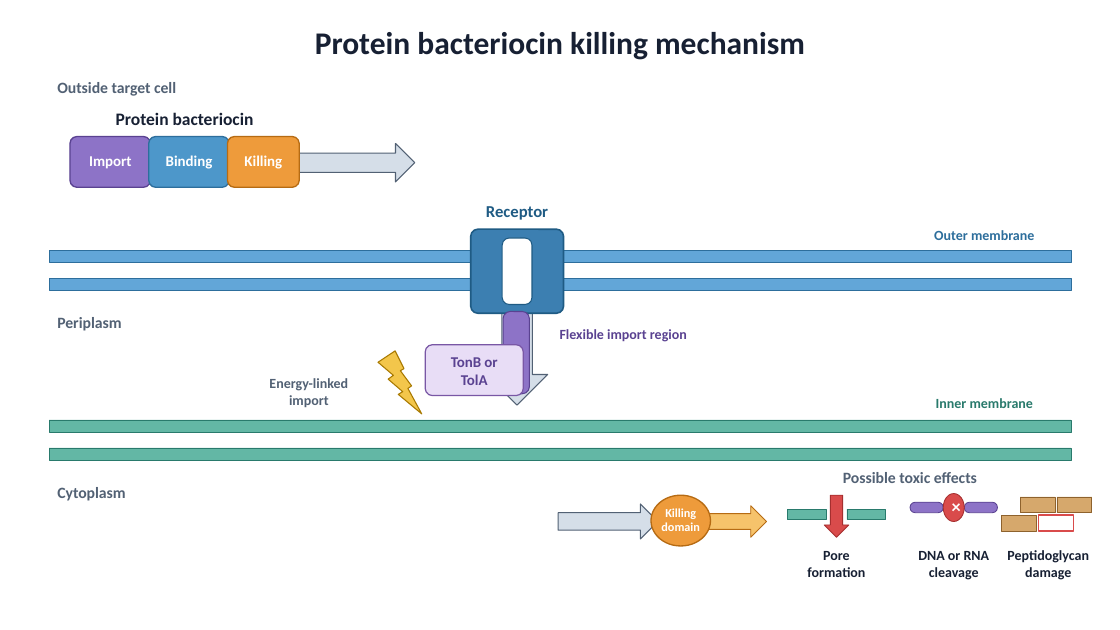
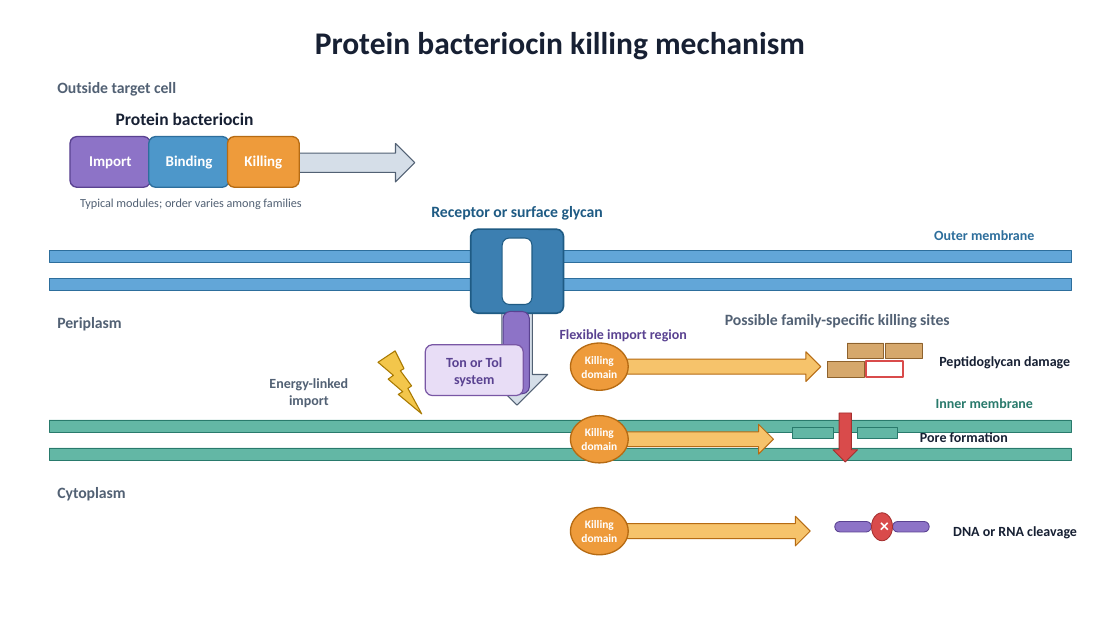
Before and after one commit to vxxqv/bacteriocin-length-mic-analysis, a slide deck: slide 1 of analysis_package/figures/publication/Patni_et_al_2026_Protein_Bacteriocin_Mechanism.pptx. Drawn at 1120x630 pixels with LibreOffice and Linux fonts; fonts in the diff are those of the drawing. Boxes give left, top, right and bottom in pixels: in the first picture for what was removed or moved away, otherwise in the second. Text is boxed around its words. In the diff, an @@ line names an element or a change of style, - is before the commit and + after.

```diff
--- a/analysis_package/figures/publication/Patni_et_al_2026_Protein_Bacteriocin_Mechanism.pptx
+++ b/analysis_package/figures/publication/Patni_et_al_2026_Protein_Bacteriocin_Mechanism.pptx
@@ text added at (80,198,301,209), 10.5 pt, text #526174 @@
+Typical modules; order varies among families
@@ text at (431,206,603,220): text changed; size 14.2 to 13.5 pt @@
-Receptor
+Receptor or surface glycan
@@ text added at (725,314,949,328), 13.5 pt, text #526174, bold @@
+Possible family-specific killing sites
@@ text at (446,357,503,386): text changed; size 12.8 to 12 pt @@
-TonB or TolA
+Ton or Tol system
@@ ellipse added at (571,343,628,390), fill #EE9B3B, outline #B66B13 1.13 pt @@
@@ text added at (581,356,617,378), 9.8 pt, text #FFFFFF, bold @@
+Killing
+domain
@@ right arrow added at (613,352,821,381), fill #F6C36B, outline #B66B13 0.83 pt @@
@@ rectangle: place and size @@
-rectangle at (1021,497,1056,513)
+rectangle at (847,343,884,359)
@@ rectangle: place and size @@
-rectangle at (1057,497,1092,513)
+rectangle at (886,343,923,359)
@@ text at (939,356,1070,369): text changed @@
-Peptidoglycan
-damage
+Peptidoglycan damage
@@ rectangle: place and size @@
-rectangle at (1002,516,1038,532)
+rectangle at (828,361,865,377)
@@ rectangle: place and size @@
-rectangle at (1038,516,1074,532)
+rectangle at (866,361,903,377)
@@ ellipse added at (571,416,628,463), fill #EE9B3B, outline #B66B13 1.13 pt @@
@@ down arrow: place and size @@
-down arrow at (824,496,849,538)
+down arrow at (833,413,858,462)
@@ text added at (581,428,617,450), 9.8 pt, text #FFFFFF, bold @@
+Killing
+domain
@@ right arrow added at (613,424,774,454), fill #F6C36B, outline #B66B13 0.83 pt @@
@@ rectangle: place and size @@
-rectangle at (788,509,827,519)
+rectangle at (793,428,833,438)
@@ rectangle: place and size @@
-rectangle at (847,509,886,519)
+rectangle at (858,428,898,438)
@@ text at (920,430,1008,442): text changed @@
-Pore
-formation
+Pore formation
@@ text removed at (843,472,977,483) @@
-Possible toxic effects
@@ right arrow removed at (559,504,659,539) @@
@@ ellipse: place and size @@
-ellipse at (651,496,711,546)
+ellipse at (571,507,628,555)
@@ text "Killing": place and size @@
-text "Killing" at (661,508,700,531)
+text "Killing" at (581,520,617,542)
@@ text "Killing" at (581,520,617,542): size 10.5 to 9.8 pt @@
@@ right arrow: place and size @@
-right arrow at (704,506,767,538)
+right arrow at (613,517,810,546)
@@ rounded rectangle: place and size @@
-rounded rectangle at (965,502,998,513)
+rounded rectangle at (835,522,872,532)
@@ ellipse: place and size @@
-ellipse at (944,494,965,522)
+ellipse at (872,513,893,540)
@@ text "×": place and size @@
-text "×" at (944,492,965,518)
+text "×" at (872,512,893,538)
@@ rounded rectangle: place and size @@
-rounded rectangle at (910,502,944,513)
+rounded rectangle at (892,522,929,532)
@@ text at (953,526,1077,539): text changed @@
-DNA or RNA
-cleavage
+DNA or RNA cleavage
```
Also in this commit, not shown: 6 other files.
